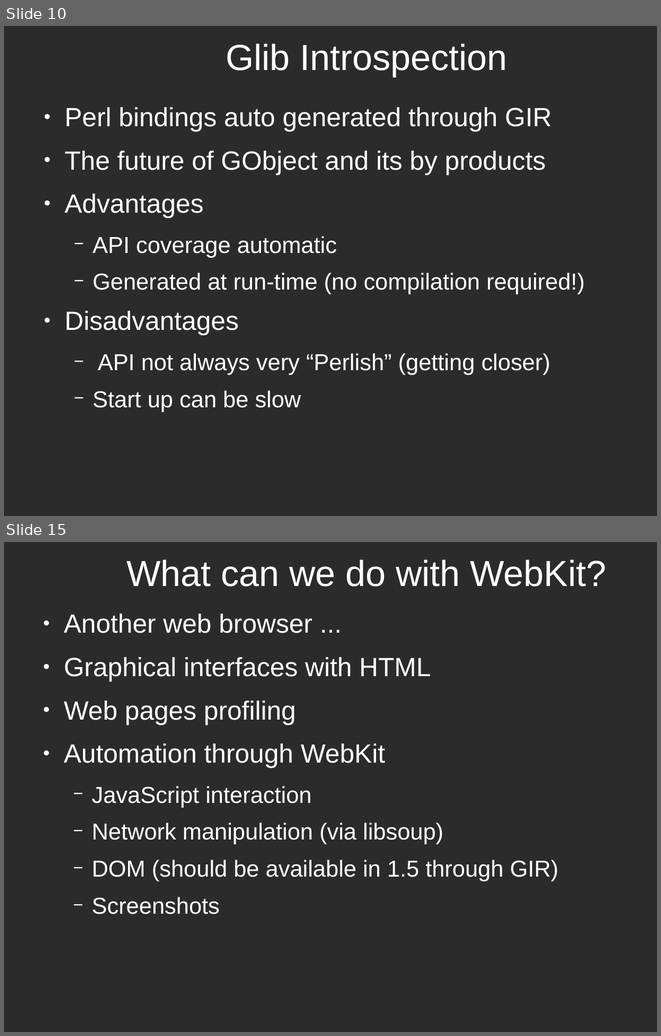
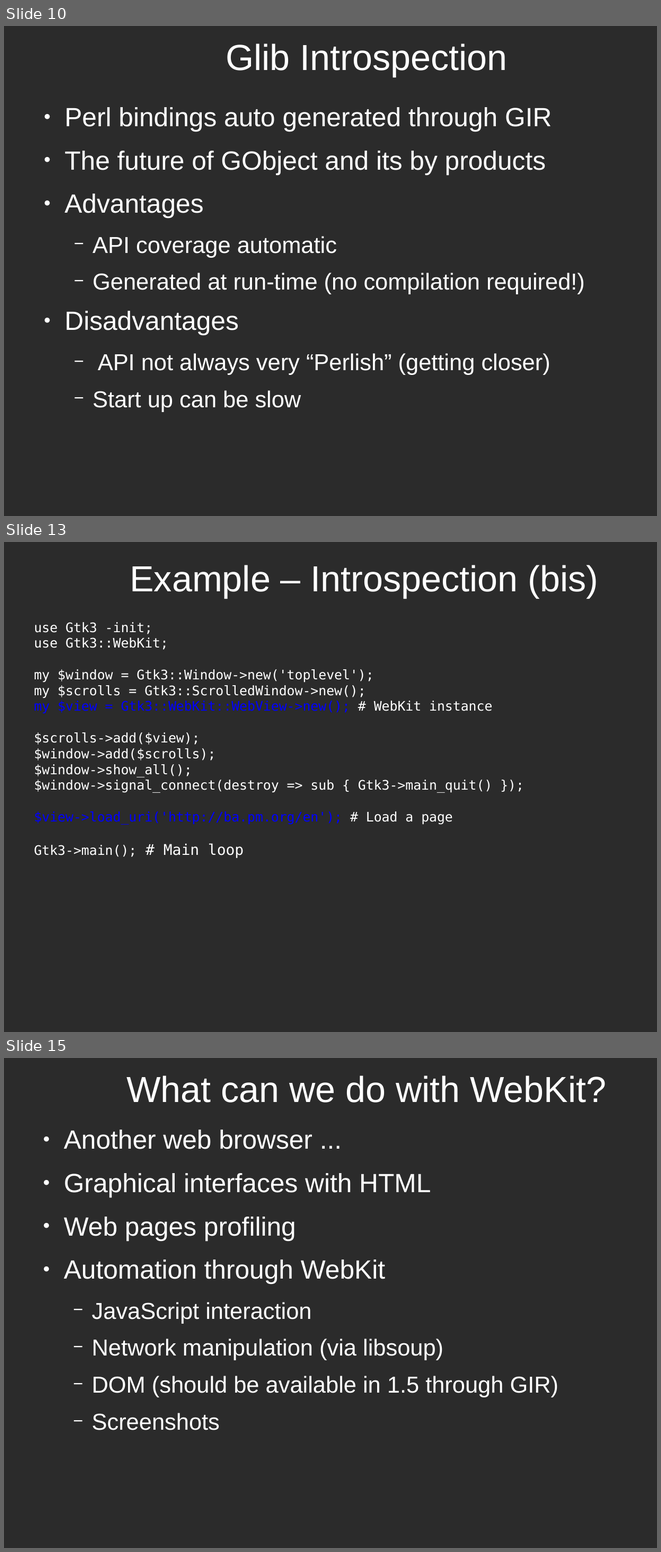
Before and after one commit to potyl/Webkit, a slide deck: WebKit-en.odp. Shown one above the other, each under a label of ours: slides 10 and 15 before the commit, slides 10, 13 and 15 after it; the slides between them are not shown. The pictures are 661x1036 and 661x1552 pixels, drawn with LibreOffice and Linux fonts; fonts in the diff are those of the drawing; background and template pictures are left out; a plain dark background stands for a picture behind light text. Boxes give left, top, right and bottom in pixels: in the first picture for what was removed or moved away, otherwise in the second. Text is boxed around its words. In the diff, an @@ line names an element or a change of style, - is before the commit and + after.

```diff
--- a/WebKit-en.odp
+++ b/WebKit-en.odp
@@ slide 13 added at bbox=[4, 542, 657, 1032], background picture (left out) @@
@@ title added at bbox=[130, 565, 598, 598], 44 pt, text #FFFFFF @@
+Example – Introspection (bis)
@@ text added at bbox=[34, 622, 493, 857], 16 pt, text #FFFFFF @@
+use Gtk3 -init;
+use Gtk3::WebKit;
+my $window = Gtk3::Window->new('toplevel');
+my $scrolls = Gtk3::ScrolledWindow->new();
+my $view = Gtk3::WebKit::WebView->new(); # WebKit instance
+$scrolls->add($view);
+$window->add($scrolls);
+$window->show_all();
+$window->signal_connect(destroy => sub { Gtk3->main_quit() });
+$view->load_uri('http://ba.pm.org/en'); # Load a page
+Gtk3->main(); # Main loop
```
Also in this commit, not shown: 5 slides changed, 1 other slide added, 3 slides removed.
